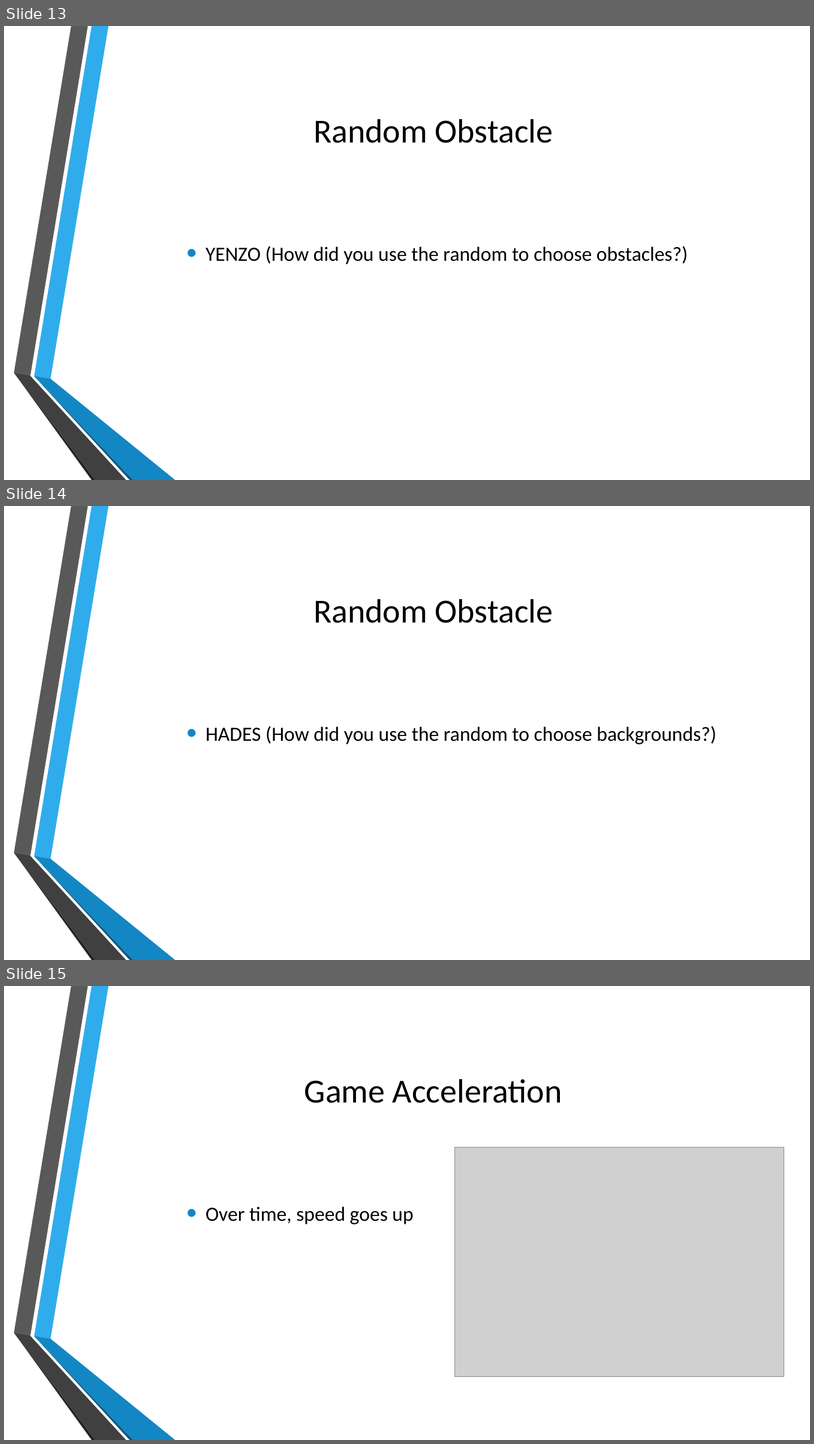
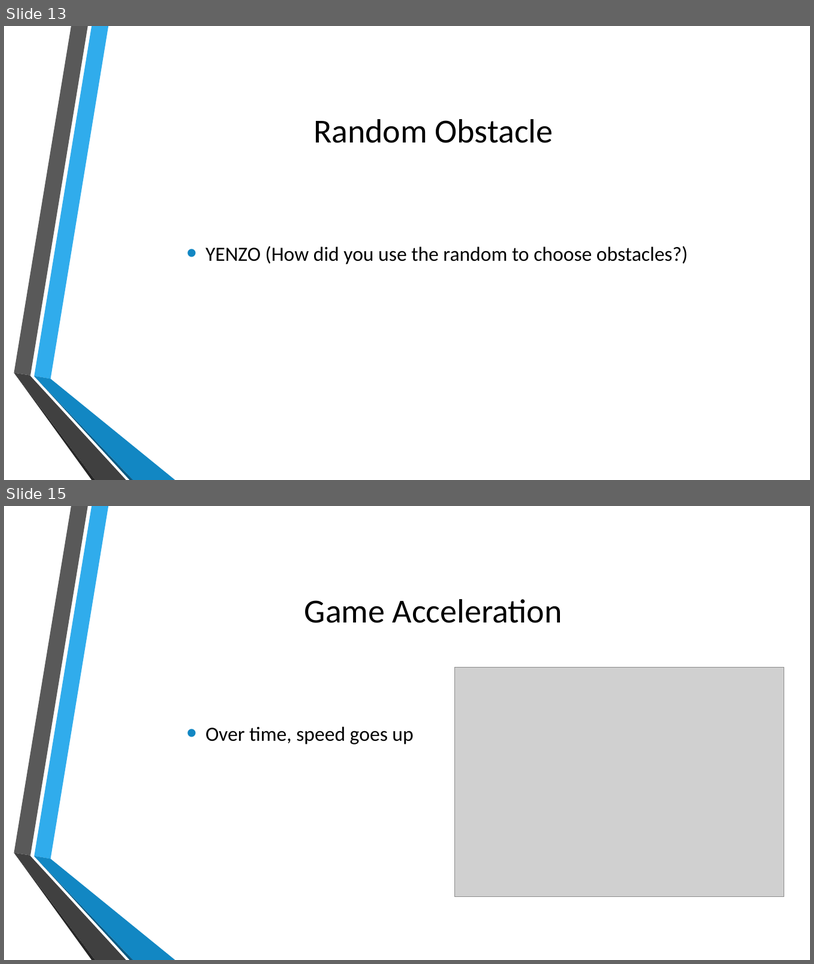
Before and after one commit to MatthiasOoms/NESDinoGame, a slide deck: Resources/NESDinoGame.pptx. Shown one above the other, each under a label of ours: slides 13, 14 and 15 before the commit, slides 13 and 15 after it; the slides between them are not shown. The pictures are 814x1444 and 814x964 pixels, drawn with LibreOffice and Linux fonts; fonts in the diff are those of the drawing; grey boxes stand for pictures; background and template pictures are left out. Boxes give left, top, right and bottom in pixels: in the first picture for what was removed or moved away, otherwise in the second. Text is boxed around its words. In the diff, an @@ line names an element or a change of style, - is before the commit and + after.

```diff
--- a/Resources/NESDinoGame.pptx
+++ b/Resources/NESDinoGame.pptx
@@ slide 14 removed at (x1=4, y1=506, x2=810, y2=960), background picture (left out); not listed: 6 template elements that a slide beside it also shows @@
@@ title removed at (x1=314, y1=599, x2=553, y2=623) @@
-Random Obstacle
@@ text removed at (x1=206, y1=726, x2=717, y2=744) @@
-• HADES (How did you use the random to choose backgrounds?)
```
Also in this commit, not shown: 2 slides added, 1 other slide removed.
